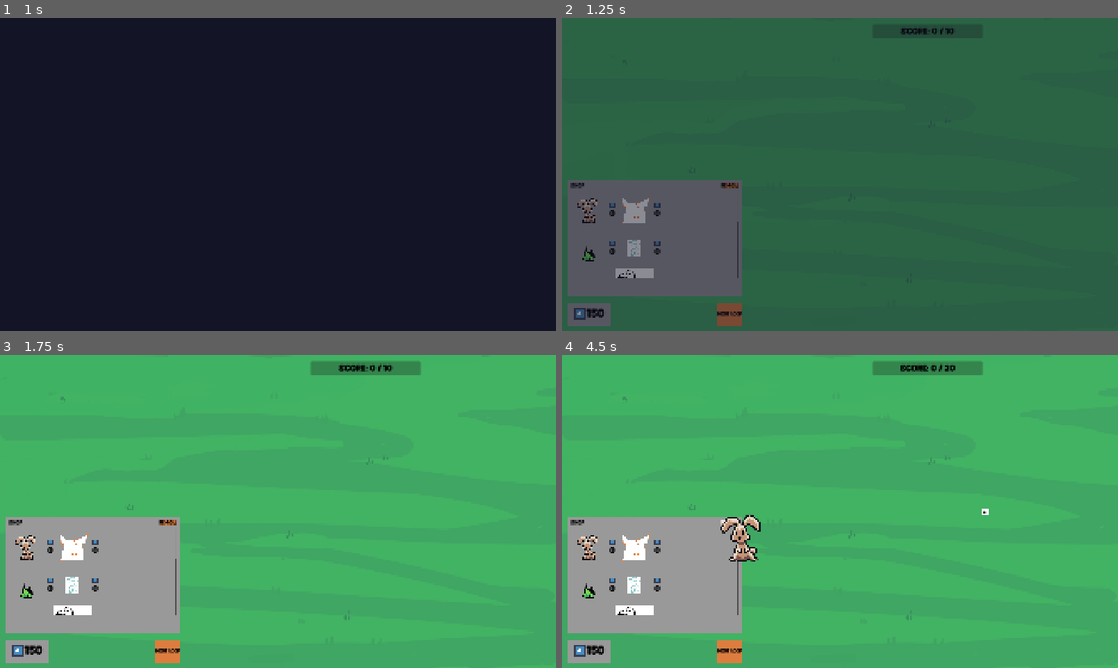
Above: before the commit, frames 1-4 (two rows, left to right).
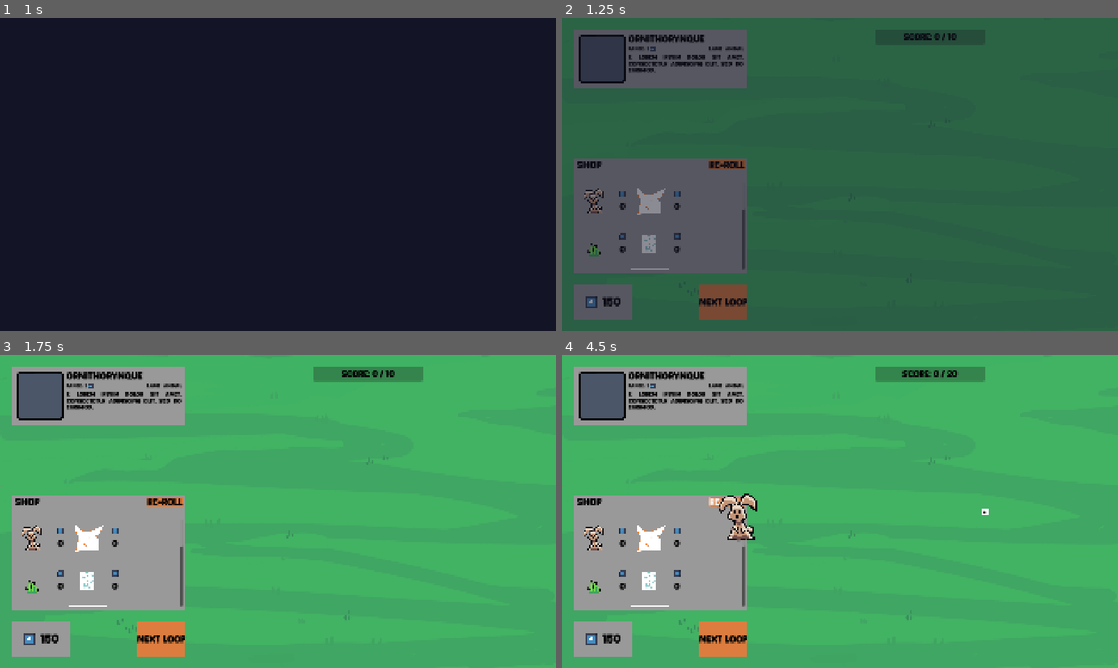
Above: after the commit, the same moments.

Repository: elliotfontaine/gmtk-2025-submission
Game: Godot game, scene res://scenes/main_menu.tscn
Same seed, same stepped clock (60 frames per second), same inputs: the game is played once before the commit and once after it. The engine's default icon, where the game draws it, is replaced by a stand-in: a white triangle on a blue panel in a dark square.
Inputs (mouse positions are in pixels of both pictures, inside the frame that each line leads up to):
- Up to frame 1 (1 s): click "play." at 0.5 s
- Up to frame 2 (1.25 s): no input
- Up to frame 3 (1.75 s): click "Next Loop" at 1.25 s
- Up to frame 4 (4.5 s): click "Next Loop" at 2 s; click "RE-ROLL" at 2.75 s; click (595, 545) at 3.52 s; click "RE-ROLL" at 4.25 s

Frame 1 is identical in both runs. In frame 2, 14% of the frame differs, in the area x 1-71%, y 2-99%; in frame 3, 15%; in frame 4, 15%, in the area x 1-77%, y 1-99%.

Commit message:
feat: make creature card (no logic yet)

Diff:
--- a/scenes/ui/creature_card_panel.tscn
+++ b/scenes/ui/creature_card_panel.tscn
@@ -1,85 +1,96 @@
-[gd_scene load_steps=3 format=3 uid="uid://bbetjgrjbsdi8"]
+[gd_scene load_steps=5 format=3 uid="uid://bbetjgrjbsdi8"]
 
+[ext_resource type="Texture2D" uid="uid://dxubv1qlao35k" path="res://assets/sprites/ui/creature_background.png" id="1_nx1no"]
 [ext_resource type="Texture2D" uid="uid://bps01wgl8tq26" path="res://assets/godot.svg" id="1_ptfb3"]
+
+[sub_resource type="Theme" id="Theme_0agqf"]
+Label/font_sizes/font_size = 16
 
 [sub_resource type="StyleBoxEmpty" id="StyleBoxEmpty_ptfb3"]
 
 [node name="CreatureCardPanel" type="PanelContainer"]
-custom_minimum_size = Vector2(600, 400)
-size_flags_horizontal = 4
+custom_minimum_size = Vector2(480, 200)
 
 [node name="MarginContainer" type="MarginContainer" parent="."]
 layout_mode = 2
-theme_override_constants/margin_left = 10
-theme_override_constants/margin_top = 10
-theme_override_constants/margin_right = 10
-theme_override_constants/margin_bottom = 10
+theme_override_constants/margin_left = 16
+theme_override_constants/margin_top = 16
+theme_override_constants/margin_right = 16
+theme_override_constants/margin_bottom = 16
 
 [node name="HBoxContainer" type="HBoxContainer" parent="MarginContainer"]
 layout_mode = 2
-theme_override_constants/separation = 20
+theme_override_constants/separation = 10
 
 [node name="CreatureSprite" type="TextureRect" parent="MarginContainer/HBoxContainer"]
 layout_mode = 2
-texture = ExtResource("1_ptfb3")
-stretch_mode = 2
+texture = ExtResource("1_nx1no")
+expand_mode = 3
+stretch_mode = 5
 
 [node name="VBoxContainer" type="VBoxContainer" parent="MarginContainer/HBoxContainer"]
 layout_mode = 2
-theme_override_constants/separation = 20
+size_flags_horizontal = 3
+theme_override_constants/separation = 10
 
-[node name="HBoxContainer2" type="HBoxContainer" parent="MarginContainer/HBoxContainer/VBoxContainer"]
+[node name="Header" type="HBoxContainer" parent="MarginContainer/HBoxContainer/VBoxContainer"]
 layout_mode = 2
+theme_override_constants/separation = 2
 
-[node name="Title" type="Label" parent="MarginContainer/HBoxContainer/VBoxContainer/HBoxContainer2"]
+[node name="CreatureTitle" type="Label" parent="MarginContainer/HBoxContainer/VBoxContainer/Header"]
+custom_minimum_size = Vector2(270, 0)
 layout_mode = 2
-theme_override_font_sizes/font_size = 40
-text = "Title"
+text = "ORNITHORYNQUE"
+clip_text = true
 
-[node name="NegativeSpace" type="Panel" parent="MarginContainer/HBoxContainer/VBoxContainer/HBoxContainer2"]
+[node name="Mid" type="HBoxContainer" parent="MarginContainer/HBoxContainer/VBoxContainer"]
+layout_mode = 2
+theme = SubResource("Theme_0agqf")
+theme_override_constants/separation = 3
+
+[node name="Range" type="HBoxContainer" parent="MarginContainer/HBoxContainer/VBoxContainer/Mid"]
+layout_mode = 2
+theme_override_constants/separation = 4
+
+[node name="Title" type="Label" parent="MarginContainer/HBoxContainer/VBoxContainer/Mid/Range"]
+layout_mode = 2
+text = "Range: "
+
+[node name="Value" type="Label" parent="MarginContainer/HBoxContainer/VBoxContainer/Mid/Range"]
+layout_mode = 2
+text = "3"
+
+[node name="Icon" type="TextureRect" parent="MarginContainer/HBoxContainer/VBoxContainer/Mid/Range"]
+layout_mode = 2
+texture = ExtResource("1_ptfb3")
+expand_mode = 3
+
+[node name="NegativeSpace" type="Panel" parent="MarginContainer/HBoxContainer/VBoxContainer/Mid"]
 layout_mode = 2
 size_flags_horizontal = 3
 theme_override_styles/panel = SubResource("StyleBoxEmpty_ptfb3")
 
-[node name="TextureRect" type="TextureRect" parent="MarginContainer/HBoxContainer/VBoxContainer/HBoxContainer2"]
+[node name="Size" type="Label" parent="MarginContainer/HBoxContainer/VBoxContainer/Mid"]
 layout_mode = 2
-texture = ExtResource("1_ptfb3")
-expand_mode = 3
+text = "large"
 
-[node name="Range" type="Label" parent="MarginContainer/HBoxContainer/VBoxContainer/HBoxContainer2"]
-layout_mode = 2
-text = "3"
-
-[node name="HBoxContainer" type="HBoxContainer" parent="MarginContainer/HBoxContainer/VBoxContainer"]
+[node name="VSeparator" type="VSeparator" parent="MarginContainer/HBoxContainer/VBoxContainer/Mid"]
 layout_mode = 2
 
-[node name="Type" type="Label" parent="MarginContainer/HBoxContainer/VBoxContainer/HBoxContainer"]
+[node name="Type" type="Label" parent="MarginContainer/HBoxContainer/VBoxContainer/Mid"]
 layout_mode = 2
-text = "Type"
+text = "Animal"
 horizontal_alignment = 1
 vertical_alignment = 1
 
-[node name="VSeparator" type="VSeparator" parent="MarginContainer/HBoxContainer/VBoxContainer/HBoxContainer"]
+[node name="Effect" type="RichTextLabel" parent="MarginContainer/HBoxContainer/VBoxContainer"]
+custom_minimum_size = Vector2(270, 80)
 layout_mode = 2
-
-[node name="Size" type="Label" parent="MarginContainer/HBoxContainer/VBoxContainer/HBoxContainer"]
-layout_mode = 2
-text = "Size"
-
-[node name="Effect1" type="Label" parent="MarginContainer/HBoxContainer/VBoxContainer"]
-custom_minimum_size = Vector2(400, 0)
-layout_mode = 2
-text = "1: Lorem ipsum dolor sit amet, consectetur adipiscing elit, sed do eiusmod tempor incididunt ut labore."
-autowrap_mode = 3
-
-[node name="Effect2" type="Label" parent="MarginContainer/HBoxContainer/VBoxContainer"]
-custom_minimum_size = Vector2(400, 0)
-layout_mode = 2
-text = "2: Lorem ipsum dolor sit amet, consectetur adipiscing elit, sed do eiusmod tempor incididunt ut labore."
-autowrap_mode = 3
-
-[node name="Effect3" type="Label" parent="MarginContainer/HBoxContainer/VBoxContainer"]
-custom_minimum_size = Vector2(400, 0)
-layout_mode = 2
-text = "3: Lorem ipsum dolor sit amet, consectetur adipiscing elit, sed do eiusmod tempor incididunt ut labore."
-autowrap_mode = 3
+theme_override_font_sizes/bold_italics_font_size = 20
+theme_override_font_sizes/italics_font_size = 16
+theme_override_font_sizes/mono_font_size = 16
+theme_override_font_sizes/normal_font_size = 20
+theme_override_font_sizes/bold_font_size = 16
+text = "1: Lorem ipsum dolor sit amet, consectetur adipiscing elit, sed do eiusmod."
+horizontal_alignment = 3
+justification_flags = 35
--- a/scenes/ui/default_theme.tres
+++ b/scenes/ui/default_theme.tres
@@ -12,8 +12,19 @@
 Button/styles/hover = SubResource("StyleBoxFlat_8yr7r")
 Button/styles/normal = SubResource("StyleBoxFlat_43q72")
 Control/colors/font_color = Color(0, 0, 0, 1)
-MarginContainer/constants/margin_bottom = 20
-MarginContainer/constants/margin_left = 20
-MarginContainer/constants/margin_right = 20
-MarginContainer/constants/margin_top = 20
+Control/font_sizes/font_size = 32
+GridContainer/constants/h_separation = 20
+GridContainer/constants/v_separation = 20
+HBoxContainer/constants/separation = 20
+MarginContainer/constants/margin_bottom = 40
+MarginContainer/constants/margin_left = 40
+MarginContainer/constants/margin_right = 40
+MarginContainer/constants/margin_top = 40
 PanelContainer/styles/panel = SubResource("StyleBoxFlat_mkgpg")
+RichTextLabel/colors/default_color = Color(0, 0, 0, 1)
+RichTextLabel/font_sizes/bold_font_size = 32
+RichTextLabel/font_sizes/bold_italics_font_size = 32
+RichTextLabel/font_sizes/italics_font_size = 32
+RichTextLabel/font_sizes/mono_font_size = 32
+RichTextLabel/font_sizes/normal_font_size = 32
+VBoxContainer/constants/separation = 20
--- a/scenes/world.tscn
+++ b/scenes/world.tscn
@@ -51,11 +51,10 @@
 
 [node name="LeftSideUI" type="VBoxContainer" parent="UI/MarginContainer/HBoxContainer"]
 layout_mode = 2
-theme_override_constants/separation = 20
+theme_override_constants/separation = 40
 alignment = 1
 
 [node name="CreatureCardPanel" parent="UI/MarginContainer/HBoxContainer/LeftSideUI" instance=ExtResource("2_tlwt5")]
-visible = false
 layout_mode = 2
 
 [node name="NegativeSpace" type="Panel" parent="UI/MarginContainer/HBoxContainer/LeftSideUI"]
Binary file added: assets/sprites/ui/creature_background.png
Not shown, added: assets/sprites/ui/creature_background.png.import
